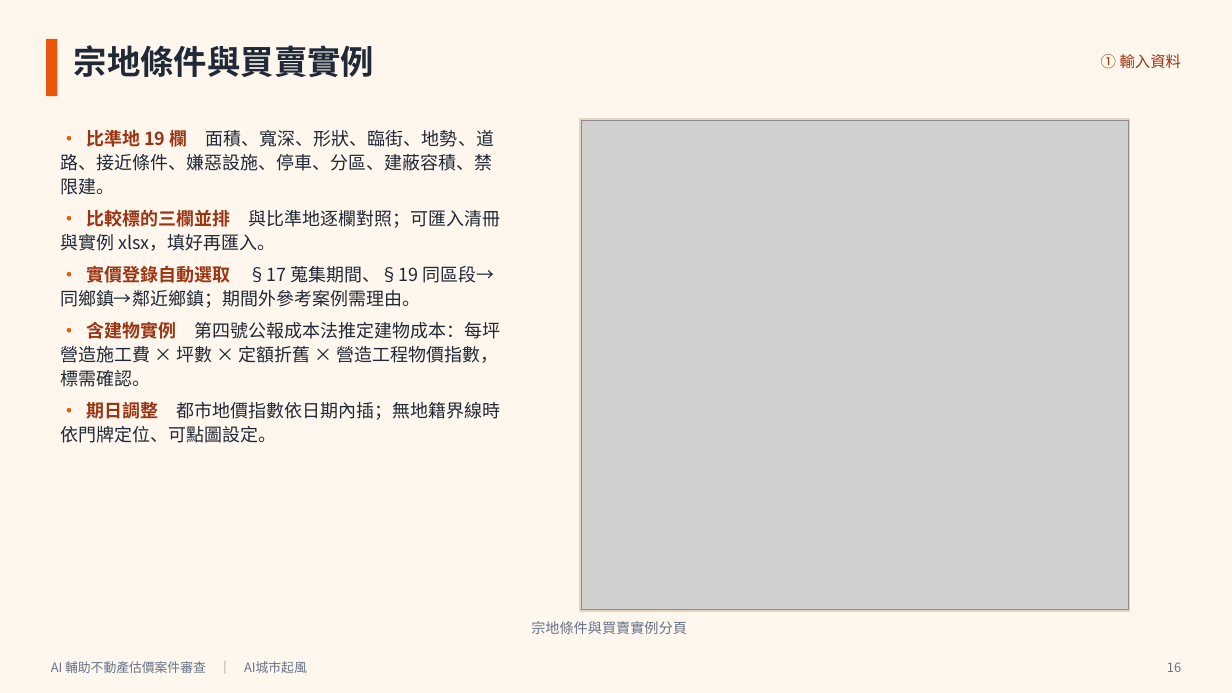
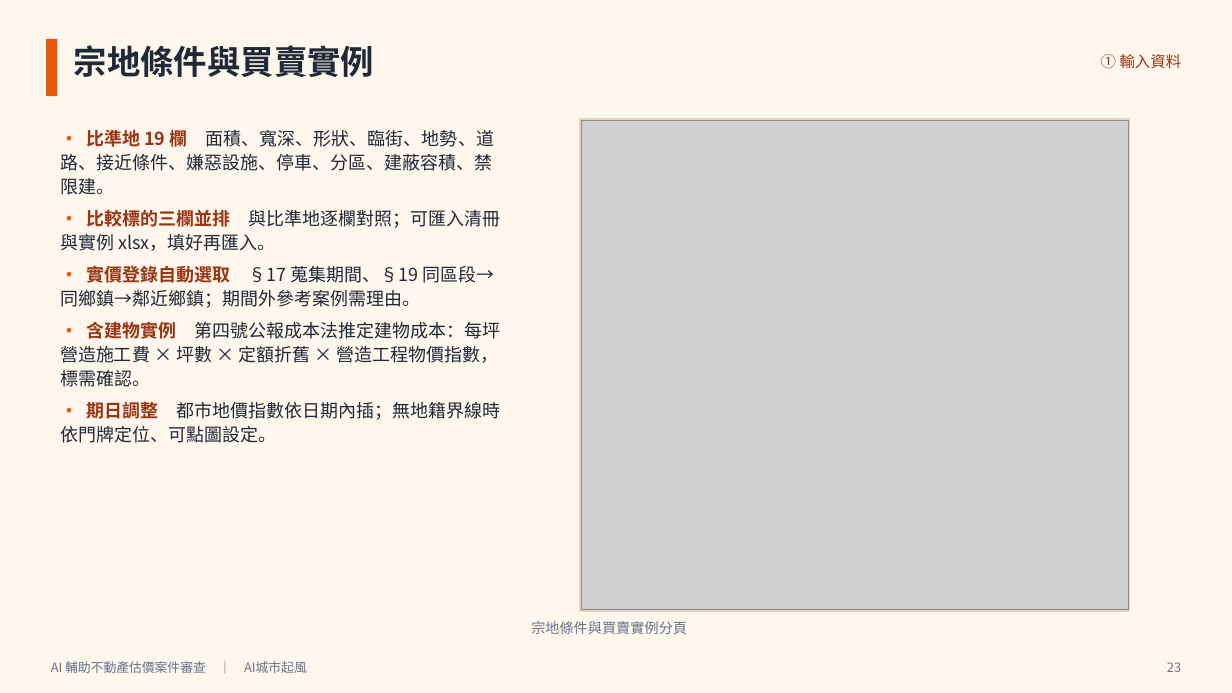
Before and after one commit to Peakqi-com/la-platform-hackthon, a slide deck: slide 23 of docs/demo/AI輔助不動產估價案件審查_簡報.pptx (slide 16 before the commit). Drawn at 1232x693 pixels with LibreOffice and Linux fonts; fonts in the diff are those of the drawing; grey boxes stand for pictures. Boxes give left, top, right and bottom in pixels: in the first picture for what was removed or moved away, otherwise in the second. Text is boxed around its words. In the diff, an @@ line names an element or a change of style, - is before the commit and + after.

```diff
--- a/docs/demo/AI輔助不動產估價案件審查_簡報.pptx
+++ b/docs/demo/AI輔助不動產估價案件審查_簡報.pptx
@@ text at bbox=[1167, 662, 1181, 672]: text changed @@
-16
+23
```
Also in this commit, not shown: 33 other slides changed, 4 slides added, 11 other files.
